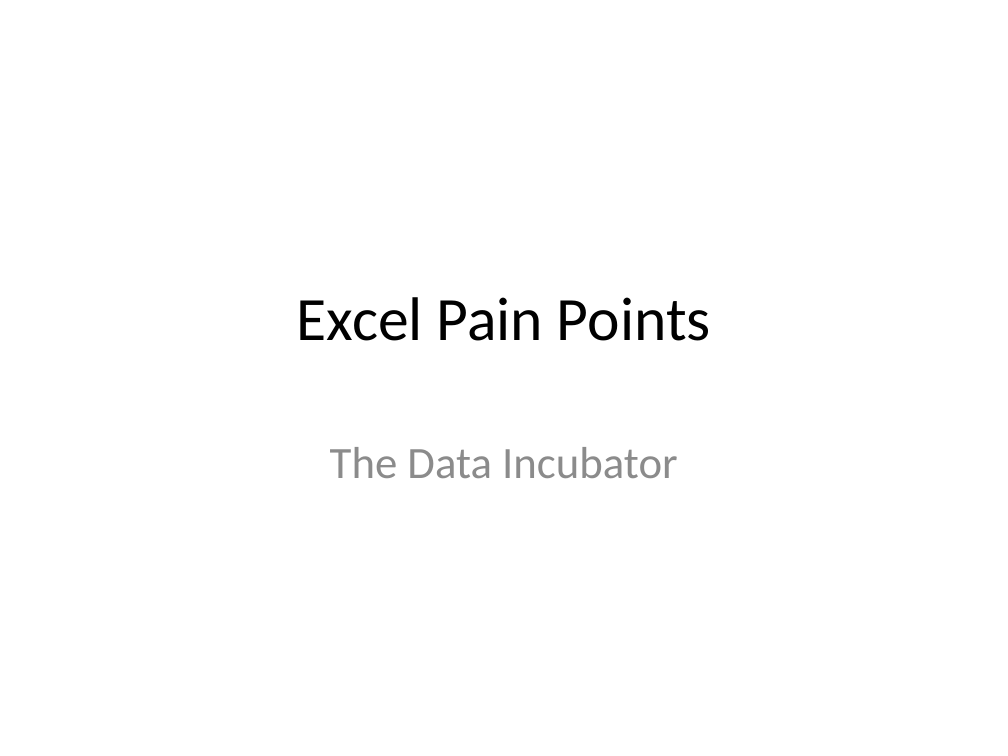
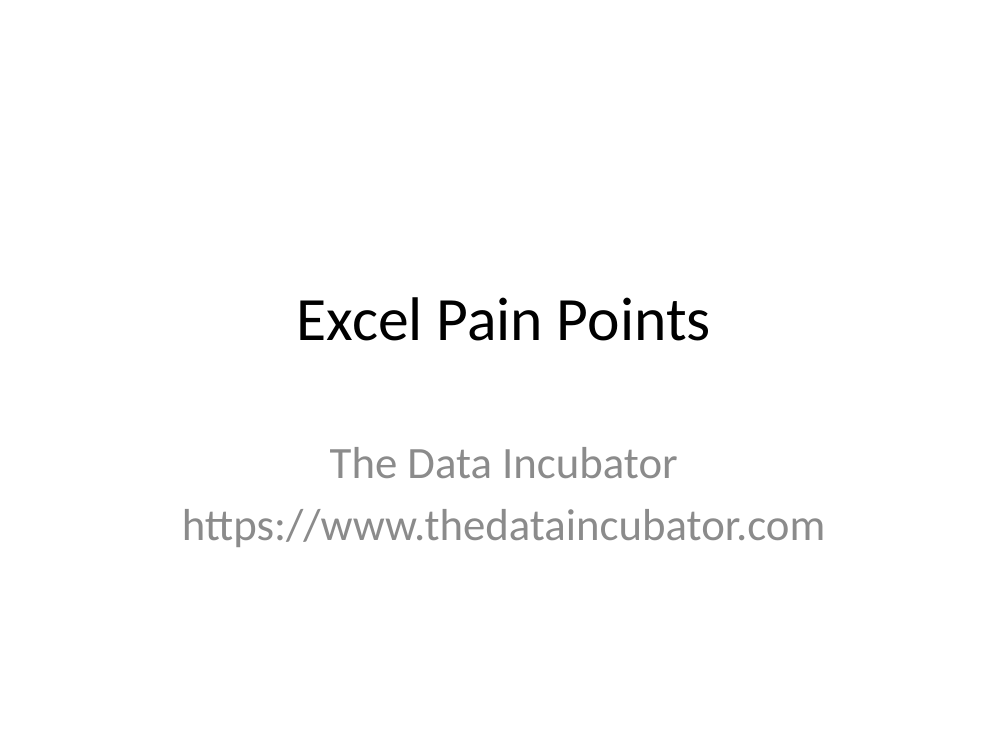
Before and after one commit to thedataincubator/excel-to-python, a slide deck: slide 1 of Excel Pain Points.pptx. Drawn at 1008x756 pixels with LibreOffice and Linux fonts; fonts in the diff are those of the drawing. Boxes give left, top, right and bottom in pixels: in the first picture for what was removed or moved away, otherwise in the second. Text is boxed around its words. In the diff, an @@ line names an element or a change of style, - is before the commit and + after.

```diff
--- a/Excel Pain Points.pptx
+++ b/Excel Pain Points.pptx
@@ subtitle at <box>182,509,826,547</box>: paragraph added @@
+https://www.thedataincubator.com
```
Also in this commit, not shown: 4 other slides changed, 1 other file.
